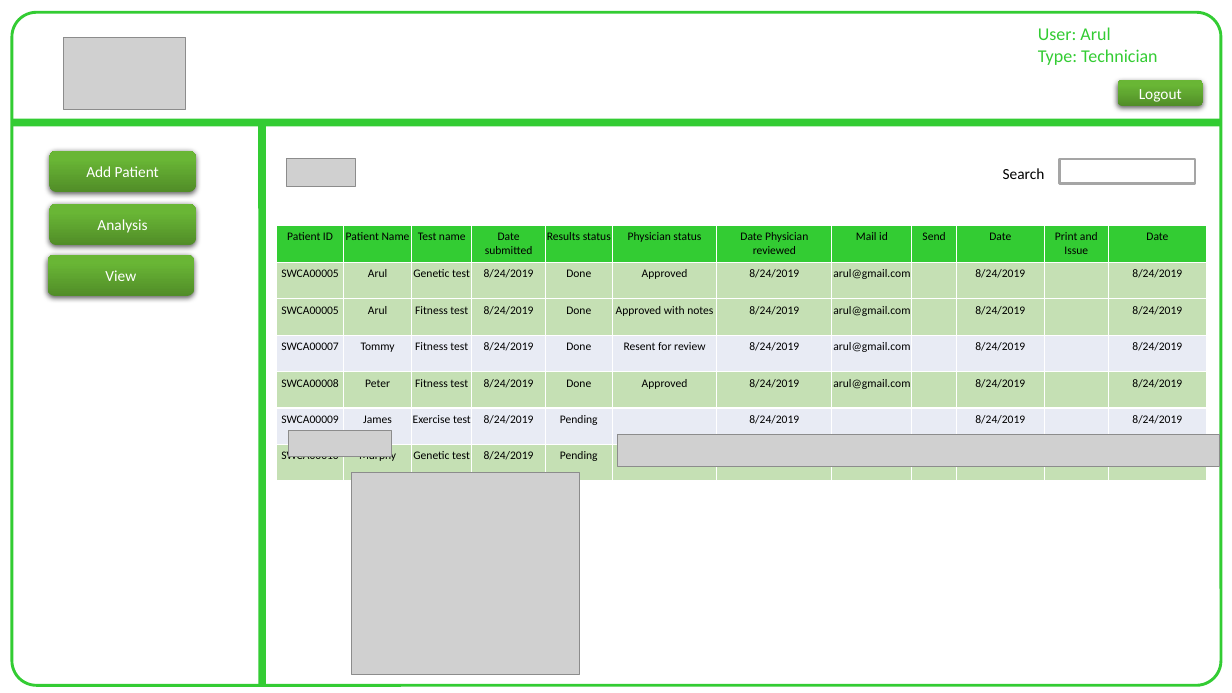
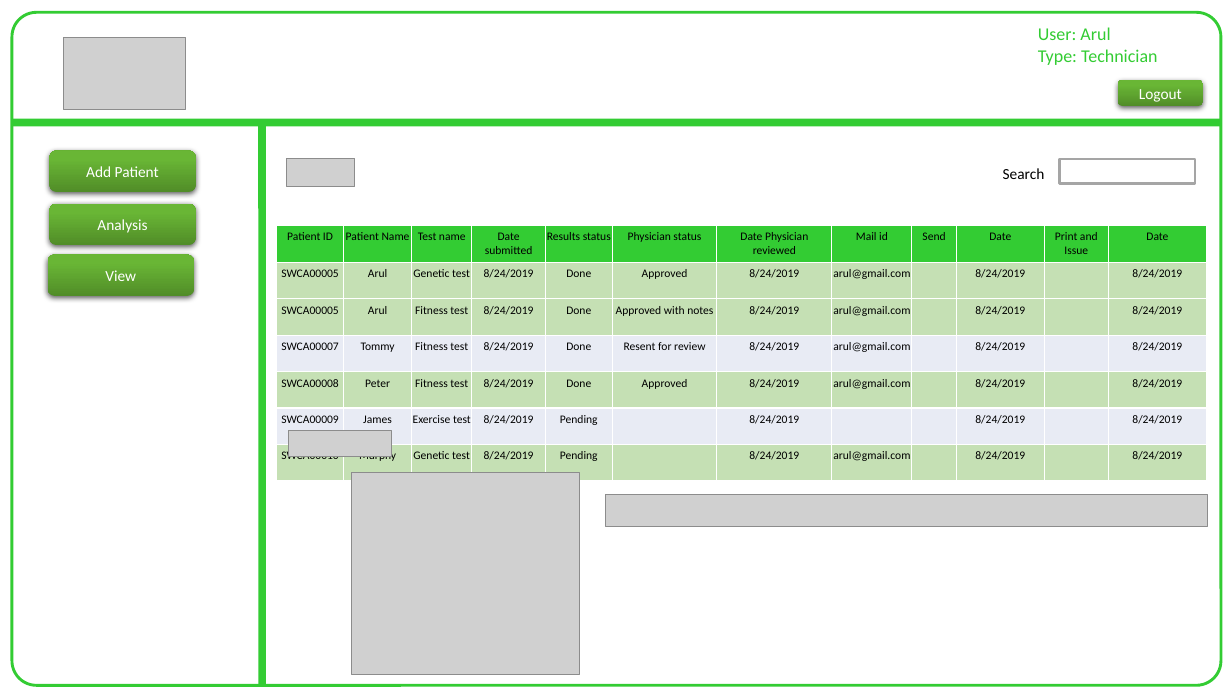
Before and after one commit to ArraygenTechnology/FlaskApp, a slide deck: slide 8 of GUI_project_requirement.pptx. Drawn at 1232x693 pixels with LibreOffice and Linux fonts; fonts in the diff are those of the drawing; grey boxes stand for pictures. Boxes give left, top, right and bottom in pixels: in the first picture for what was removed or moved away, otherwise in the second. Text is boxed around its words. In the diff, an @@ line names an element or a change of style, - is before the commit and + after.

```diff
--- a/GUI_project_requirement.pptx
+++ b/GUI_project_requirement.pptx
@@ table: place and size @@
-table at (276, 225, 1206, 465)
+table at (276, 225, 1206, 480)
@@ picture: place and size @@
-picture at (617, 434, 1220, 466)
+picture at (605, 494, 1208, 526)
```
Also in this commit, not shown: 3 other slides changed, 15 other files.
